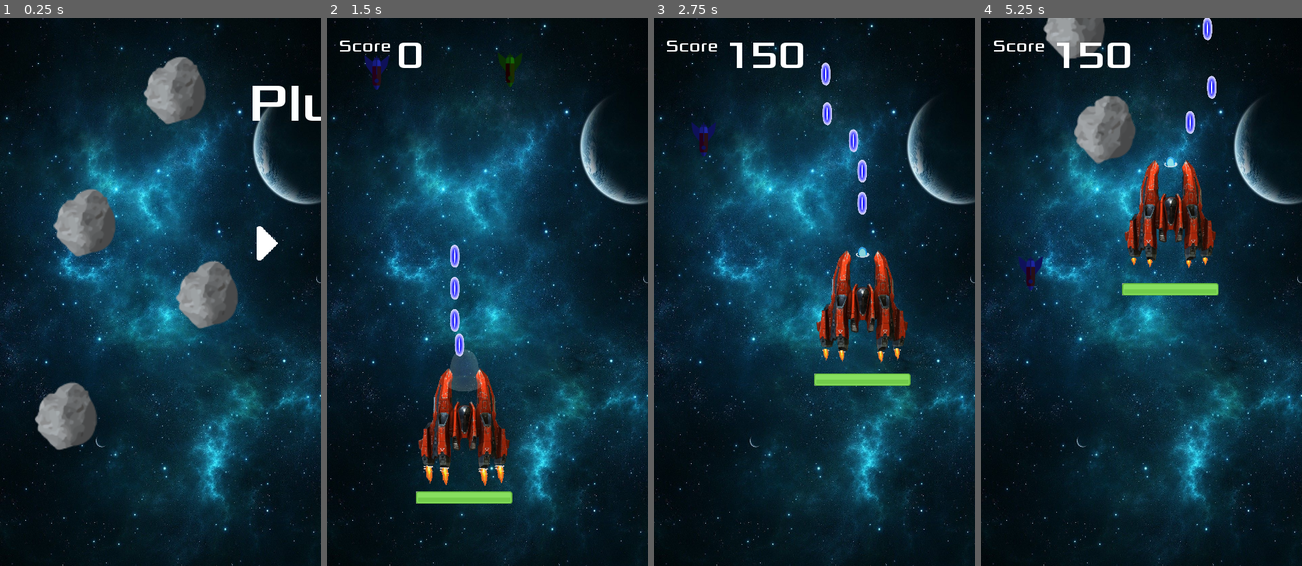
Above: before the commit, frames 1-4 (left to right).
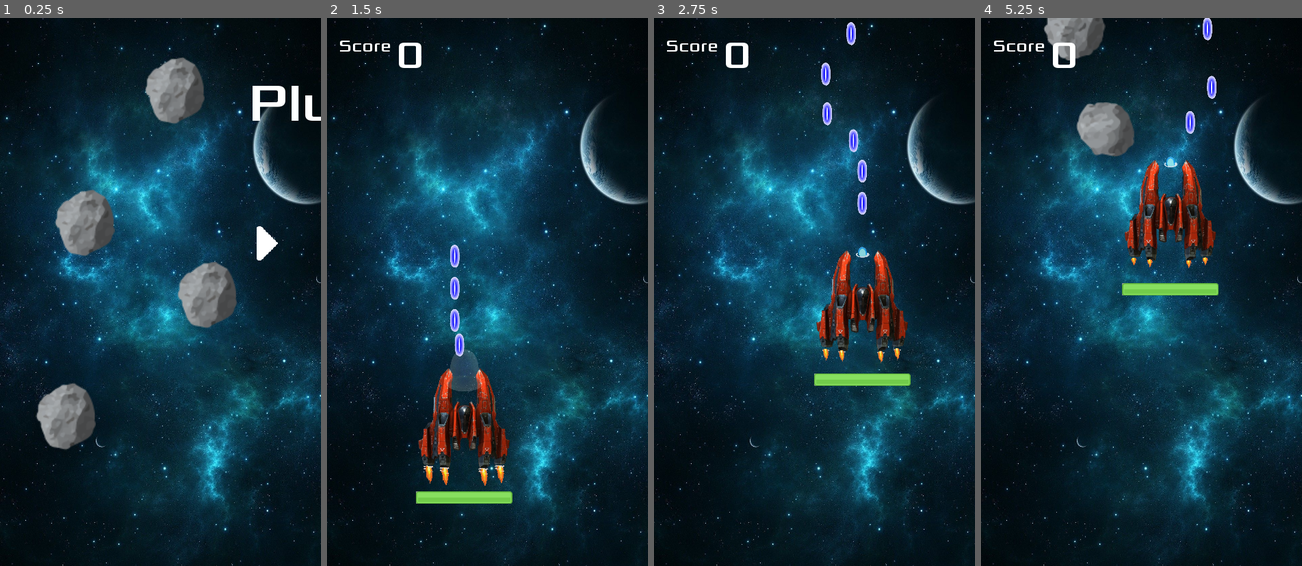
Above: after the commit, the same moments.

Repository: lucaspsantana/plutao
Game: Godot game, scene res://src/gui/Screens.tscn
Same seed, same stepped clock (60 frames per second), same inputs: the game is played once before the commit and once after it.
Inputs (mouse positions are in pixels of both pictures, inside the frame that each line leads up to):
- Up to frame 1 (0.25 s): no input
- Up to frame 2 (1.5 s): click (432, 242) at 0.5 s; move the mouse to (558, 264) at 1.27 s; click (558, 264) at 1.42 s
- Up to frame 3 (2.75 s): drag from (750, 319) to (862, 302) at 2.02 s
- Up to frame 4 (5.25 s): move the mouse to (1173, 171) at 2.77 s; click (1173, 171) at 2.92 s; drag from (1125, 401) to (1189, 23) at 3.52 s; move the mouse to (1237, 374) at 4.27 s; click (1237, 374) at 4.42 s; drag from (1045, 209) to (1202, 45) at 5.02 s

The runs differ from the first frame. In frame 1, 2.6% of the frame differs, in the area x 10-75%, y 7-79%; in frame 2, 0.5%; in frame 3, 0.9%; in frame 4, 1.9%.

Commit message:
Enemy Organization and Boss Fight

Diff:
--- a/project.godot
+++ b/project.godot
@@ -32,6 +32,9 @@
 
 window/size/width=600
 window/size/height=1024
+window/size/always_on_top=true
+window/size/test_width=600
+window/size/test_height=800
 window/handheld/orientation="portrait"
 window/stretch/mode="2d"
 
--- /dev/null
+++ b/src/Actors/Boss.gd
@@ -0,0 +1,85 @@
+extends KinematicBody2D
+
+var move_speed = 150
+var move_direction = 0
+
+onready var HP = $HP
+
+var Phase = 1
+
+var onscreen = false
+
+var B_AttackSpeed = 3
+var B_Cooldown = 0
+
+var L_AttackSpeed = 5
+var L_Cooldown = 0
+
+onready var path_follow: PathFollow2D = get_parent()
+
+func _physics_process(delta: float) -> void:
+	if(!onscreen):
+		return
+
+	MovementLoop(delta)
+
+	if(HP.value > 300):
+		Phase = 1
+	elif(HP.value <= 300 && HP.value > 200):
+		Phase = 2
+	else:
+		Phase = 3
+
+	if (Phase == 1):
+		Phase1(delta)
+	elif(Phase == 2):
+		Phase2(delta)
+	elif(Phase == 3):
+		Phase3(delta)
+
+func MovementLoop(delta):
+	var prepos = path_follow.get_global_position()
+	path_follow.set_offset(path_follow.get_offset() + move_speed * delta)
+	var pos = path_follow.get_global_position()
+	move_direction = (pos.angle_to_point(prepos) / 3.14) * 150
+
+func Phase1(delta):
+	B_Cooldown -= delta
+
+	if(B_Cooldown <= 0):
+		ShootBullet($GunBarrel.global_position)
+		ShootBullet($GunBarrel2.global_position)
+
+		B_Cooldown = B_AttackSpeed
+
+func Phase2(delta):
+	L_Cooldown -= delta
+
+	if(L_Cooldown <= 0):
+		ShootLaser()
+		L_Cooldown = L_AttackSpeed
+
+func Phase3(delta):
+	Phase1(delta)
+	Phase2(delta)
+
+func ShootBullet(gp):
+	var bullet = load("res://src/Objects/Bullet.tscn").instance()
+	bullet.start(gp, 1, self)
+	get_parent().get_parent().get_parent().add_child(bullet)
+
+func ShootLaser():
+	var Laser = load("res://src/Objects/Laser.tscn").instance()
+	Laser.start($LaserBarrel.global_position)
+	$LaserBarrel.add_child(Laser)
+
+
+func _on_Area2D_area_entered(area: Area2D) -> void:
+	if(area.actor == self):
+		return
+
+	area.queue_free()
+	HP.value -= 1.5
+
+	if(HP.value <= 0):
+		queue_free()
--- /dev/null
+++ b/src/Actors/Boss.tscn
@@ -0,0 +1,49 @@
+[gd_scene load_steps=5 format=2]
+
+[ext_resource path="res://assets/images-removebg-preview.png" type="Texture" id=1]
+[ext_resource path="res://src/Actors/Boss.gd" type="Script" id=2]
+
+[sub_resource type="RectangleShape2D" id=1]
+extents = Vector2( 68, 76 )
+
+[sub_resource type="RectangleShape2D" id=2]
+extents = Vector2( 73, 84 )
+
+[node name="Boss" type="KinematicBody2D"]
+collision_layer = 16
+script = ExtResource( 2 )
+
+[node name="HP" type="ProgressBar" parent="."]
+margin_left = -88.0
+margin_top = -107.0
+margin_right = 90.0
+margin_bottom = -93.0
+max_value = 400.0
+value = 400.0
+__meta__ = {
+"_edit_use_anchors_": false
+}
+
+[node name="images-removebg-preview" type="Sprite" parent="."]
+rotation = -1.5708
+texture = ExtResource( 1 )
+
+[node name="CollisionShape2D" type="CollisionShape2D" parent="."]
+shape = SubResource( 1 )
+
+[node name="GunBarrel" type="Node2D" parent="."]
+position = Vector2( -56.5685, 26.163 )
+
+[node name="GunBarrel2" type="Node2D" parent="."]
+position = Vector2( 41.0122, 26.163 )
+
+[node name="LaserBarrel" type="Node2D" parent="."]
+position = Vector2( -3.53554, 72.1249 )
+
+[node name="BulletDetector" type="Area2D" parent="."]
+collision_layer = 0
+collision_mask = 4
+
+[node name="CollisionShape2D" type="CollisionShape2D" parent="BulletDetector"]
+shape = SubResource( 2 )
+[connection signal="area_entered" from="BulletDetector" to="." method="_on_Area2D_area_entered"]
--- a/src/Actors/Enemy.gd
+++ b/src/Actors/Enemy.gd
@@ -37,14 +37,18 @@
 func Shoot(Gun_Global_Position):
 	var bullet = load("res://src/Objects/Bullet.tscn").instance()
 	bullet.start(Gun_Global_Position, 1, self)
-	get_parent().add_child(bullet)
+	get_parent().get_parent().add_child(bullet)
 
 func _on_BulletDetector_area_entered(area: Area2D) -> void:
 	if(area.actor == self):
 		return
 
+	area.queue_free()
 	Settings.score +=50
 	TakeDamage()
 
 func _on_VisibilityNotifier2D_viewport_entered(viewport: Viewport) -> void:
 	onscreen = true
+
+func _on_VisibilityNotifier2D_screen_entered() -> void:
+	onscreen = true
--- a/src/Actors/Enemy1.tscn
+++ b/src/Actors/Enemy1.tscn
@@ -37,4 +37,5 @@
 position = Vector2( 0.707094, -23.3345 )
 scale = Vector2( 1.91924, 0.929289 )
 [connection signal="area_entered" from="BulletDetector" to="." method="_on_BulletDetector_area_entered"]
+[connection signal="screen_entered" from="VisibilityNotifier2D" to="." method="_on_VisibilityNotifier2D_screen_entered"]
 [connection signal="viewport_entered" from="VisibilityNotifier2D" to="." method="_on_VisibilityNotifier2D_viewport_entered"]
--- a/src/Actors/Enemy2.tscn
+++ b/src/Actors/Enemy2.tscn
@@ -35,4 +35,8 @@
 
 [node name="CollisionShape2D" type="CollisionShape2D" parent="BulletDetector"]
 shape = SubResource( 2 )
+
+[node name="VisibilityNotifier2D" type="VisibilityNotifier2D" parent="."]
 [connection signal="area_entered" from="BulletDetector" to="." method="_on_BulletDetector_area_entered"]
+[connection signal="screen_entered" from="VisibilityNotifier2D" to="." method="_on_VisibilityNotifier2D_screen_entered"]
+[connection signal="viewport_entered" from="VisibilityNotifier2D" to="." method="_on_VisibilityNotifier2D_viewport_entered"]
--- a/src/Actors/Player.gd
+++ b/src/Actors/Player.gd
@@ -8,13 +8,13 @@
 var screen_size
 
 func _on_Timer_timeout():
-	print("shoot")
 	limit_shoots()
 
 func _on_EnemyDetector_area_entered(area):
+	area.queue_free()
+
 	if area.name != "Player":
 		life -=1
-		$HealthDisplay.update_healthBar(life)
 		if life <= 0:
 			$CollisionShape2D.set_deferred("disabled", true)
 			$EnemyDetector/CollisionShape2D.set_deferred("disabled", true)
@@ -37,6 +37,8 @@
 		#speed = event.get_speed()
 
 func _physics_process(delta):
+	$HealthDisplay.update_healthBar(life)
+
 	var velocity: = Vector2()
 	if position.distance_to(target) > 5:
 		velocity = target - position
--- a/src/Actors/Player.tscn
+++ b/src/Actors/Player.tscn
@@ -145,36 +145,6 @@
 "values": [ Color( 1, 1, 1, 1 ), Color( 1, 1, 1, 0 ) ]
 }
 
-[sub_resource type="Animation" id=8]
-resource_name = "propulsion"
-length = 0.16
-loop = true
-step = 0.01
-tracks/0/type = "value"
-tracks/0/path = NodePath("propulsion:texture")
-tracks/0/interp = 1
-tracks/0/loop_wrap = true
-tracks/0/imported = false
-tracks/0/enabled = true
-tracks/0/keys = {
-"times": PoolRealArray( 0, 0.05, 0.1, 0.15 ),
-"transitions": PoolRealArray( 0.00866846, 1, 1, 1 ),
-"update": 1,
-"values": [ ExtResource( 20 ), ExtResource( 22 ), ExtResource( 23 ), ExtResource( 21 ) ]
-}
-tracks/1/type = "value"
-tracks/1/path = NodePath("propulsion:position")
-tracks/1/interp = 1
-tracks/1/loop_wrap = true
-tracks/1/imported = false
-tracks/1/enabled = true
-tracks/1/keys = {
-"times": PoolRealArray( 0, 0.05, 0.1, 0.15, 0.16 ),
-"transitions": PoolRealArray( 103.968, 36.7584, 26.9087, 68.5936, 1 ),
-"update": 0,
-"values": [ Vector2( -12.9538, 33.4077 ), Vector2( -12.769, 37.0408 ), Vector2( -12.0808, 39.3892 ), Vector2( -12.4636, 46.4348 ), Vector2( -12.1039, 45.7988 ) ]
-}
-
 [sub_resource type="Animation" id=5]
 resource_name = "propulsion"
 length = 0.16
@@ -206,7 +176,6 @@
 }
 
 [sub_resource type="Animation" id=6]
-resource_name = "propulsion"
 length = 0.16
 loop = true
 step = 0.01
@@ -236,7 +205,35 @@
 }
 
 [sub_resource type="Animation" id=7]
-resource_name = "propulsion"
+length = 0.16
+loop = true
+step = 0.01
+tracks/0/type = "value"
+tracks/0/path = NodePath("propulsion:texture")
+tracks/0/interp = 1
+tracks/0/loop_wrap = true
+tracks/0/imported = false
+tracks/0/enabled = true
+tracks/0/keys = {
+"times": PoolRealArray( 0, 0.05, 0.1, 0.15 ),
+"transitions": PoolRealArray( 0.00866846, 1, 1, 1 ),
+"update": 1,
+"values": [ ExtResource( 20 ), ExtResource( 22 ), ExtResource( 23 ), ExtResource( 21 ) ]
+}
+tracks/1/type = "value"
+tracks/1/path = NodePath("propulsion:position")
+tracks/1/interp = 1
+tracks/1/loop_wrap = true
+tracks/1/imported = false
+tracks/1/enabled = true
+tracks/1/keys = {
+"times": PoolRealArray( 0, 0.05, 0.1, 0.15, 0.16 ),
+"transitions": PoolRealArray( 103.968, 36.7584, 26.9087, 68.5936, 1 ),
+"update": 0,
+"values": [ Vector2( -12.9538, 33.4077 ), Vector2( -12.769, 37.0408 ), Vector2( -12.0808, 39.3892 ), Vector2( -12.4636, 46.4348 ), Vector2( -12.1039, 45.7988 ) ]
+}
+
+[sub_resource type="Animation" id=8]
 length = 0.16
 loop = true
 step = 0.01
@@ -339,7 +336,7 @@
 position = Vector2( -12.0808, 39.3898 )
 
 [node name="AnimationPlayer" parent="turbine1" index="1"]
-anims/propulsion = SubResource( 8 )
+anims/propulsion = SubResource( 5 )
 
 [node name="turbine2" parent="." instance=ExtResource( 19 )]
 position = Vector2( -6.94942, 16.034 )
@@ -350,7 +347,7 @@
 position = Vector2( -12.0808, 39.3898 )
 
 [node name="AnimationPlayer" parent="turbine2" index="1"]
-anims/propulsion = SubResource( 5 )
+anims/propulsion = SubResource( 6 )
 
 [node name="turbine3" parent="." instance=ExtResource( 19 )]
 position = Vector2( 17.2732, 16.5335 )
@@ -361,7 +358,7 @@
 position = Vector2( -11.0245, 37.9463 )
 
 [node name="AnimationPlayer" parent="turbine3" index="1"]
-anims/propulsion = SubResource( 6 )
+anims/propulsion = SubResource( 7 )
 
 [node name="turbine4" parent="." instance=ExtResource( 19 )]
 position = Vector2( 27.5117, 14.7854 )
@@ -372,7 +369,7 @@
 position = Vector2( -12.0808, 39.3898 )
 
 [node name="AnimationPlayer" parent="turbine4" index="1"]
-anims/propulsion = SubResource( 7 )
+anims/propulsion = SubResource( 8 )
 
 [node name="HealthDisplay" parent="." instance=ExtResource( 18 )]
 light_mask = -2147483640
--- a/src/Levels/Level.tscn
+++ b/src/Levels/Level.tscn
@@ -8,9 +8,13 @@
 [ext_resource path="res://assets/audio/music_back.ogg" type="AudioStream" id=6]
 [ext_resource path="res://assets/space.jpg" type="Texture" id=7]
 [ext_resource path="res://src/Objects/AsteroidsGenerator.tscn" type="PackedScene" id=8]
+[ext_resource path="res://src/Paths/BossPath.tscn" type="PackedScene" id=9]
 
 [node name="Level" type="Node"]
 script = ExtResource( 5 )
+__meta__ = {
+"_edit_vertical_guides_": [ 608.0 ]
+}
 
 [node name="MobTimer" type="Timer" parent="."]
 wait_time = 0.5
@@ -44,11 +48,91 @@
 "_edit_use_anchors_": false
 }
 
-[node name="Enemy1" parent="." instance=ExtResource( 2 )]
-position = Vector2( 342.24, 56.5686 )
+[node name="Wave1" type="Node2D" parent="."]
+position = Vector2( 310.24, -1055.43 )
 
-[node name="Enemy2" parent="." instance=ExtResource( 1 )]
-position = Vector2( 92.8628, 61.7647 )
+[node name="Enemy1" parent="Wave1" instance=ExtResource( 2 )]
+position = Vector2( 0, -12 )
+
+[node name="Enemy2" parent="Wave1" instance=ExtResource( 2 )]
+position = Vector2( -132, -56.0001 )
+
+[node name="Enemy3" parent="Wave1" instance=ExtResource( 2 )]
+position = Vector2( 124, -56.0001 )
+
+[node name="Enemy4" parent="Wave1" instance=ExtResource( 2 )]
+position = Vector2( 212, -128 )
+
+[node name="Enemy5" parent="Wave1" instance=ExtResource( 2 )]
+position = Vector2( -224, -128 )
+
+[node name="Wave2" type="Node2D" parent="."]
+position = Vector2( 314.24, -2143.43 )
+
+[node name="Enemy1" parent="Wave2" instance=ExtResource( 2 )]
+
+[node name="Enemy2" parent="Wave2" instance=ExtResource( 2 )]
+position = Vector2( -132, -44.0001 )
+
+[node name="Enemy3" parent="Wave2" instance=ExtResource( 2 )]
+position = Vector2( 124, -44.0001 )
+
+[node name="Enemy4" parent="Wave2" instance=ExtResource( 2 )]
+position = Vector2( 212, -116 )
+
+[node name="Enemy5" parent="Wave2" instance=ExtResource( 2 )]
+position = Vector2( -224, -116 )
+
+[node name="Enemy6" parent="Wave2" instance=ExtResource( 2 )]
+position = Vector2( -52, -132 )
+
+[node name="Enemy7" parent="Wave2" instance=ExtResource( 2 )]
+position = Vector2( 44, -132 )
+
+[node name="Enemy8" parent="Wave2" instance=ExtResource( 2 )]
+position = Vector2( -156, -204 )
+
+[node name="Enemy9" parent="Wave2" instance=ExtResource( 2 )]
+position = Vector2( 128, -212 )
+
+[node name="Enemy10" parent="Wave2" instance=ExtResource( 2 )]
+position = Vector2( 72, -356 )
+
+[node name="Enemy11" parent="Wave2" instance=ExtResource( 2 )]
+position = Vector2( -96, -344 )
+
+[node name="Enemy12" parent="Wave2" instance=ExtResource( 2 )]
+position = Vector2( -8, -272 )
+
+[node name="Enemy13" parent="Wave2" instance=ExtResource( 2 )]
+position = Vector2( -48, -468 )
+
+[node name="Enemy14" parent="Wave2" instance=ExtResource( 2 )]
+position = Vector2( 28, -472 )
+
+[node name="Enemy15" parent="Wave2" instance=ExtResource( 2 )]
+position = Vector2( -12, -596 )
+
+[node name="Wave3" type="Node2D" parent="."]
+position = Vector2( 310.24, -3655.43 )
+
+[node name="Enemy3" parent="Wave3" instance=ExtResource( 1 )]
+position = Vector2( 2.6228, -2.80518 )
+
+[node name="Enemy4" parent="Wave3" instance=ExtResource( 1 )]
+position = Vector2( -185.377, -10.8052 )
+
+[node name="Enemy5" parent="Wave3" instance=ExtResource( 1 )]
+position = Vector2( 182.623, -18.8052 )
+
+[node name="Enemy6" parent="Wave3" instance=ExtResource( 1 )]
+position = Vector2( -93.3772, -138.805 )
+
+[node name="Enemy7" parent="Wave3" instance=ExtResource( 1 )]
+position = Vector2( 78.6228, -154.805 )
+
+[node name="Enemy8" parent="Wave3" instance=ExtResource( 1 )]
+position = Vector2( -5.3772, -302.805 )
 
 [node name="Music" type="AudioStreamPlayer" parent="."]
 stream = ExtResource( 6 )
@@ -56,3 +140,9 @@
 [node name="CanvasLayer2" parent="." instance=ExtResource( 3 )]
 
 [node name="Node" parent="." instance=ExtResource( 8 )]
+
+[node name="Node2D" type="Node2D" parent="."]
+position = Vector2( -20, -120 )
+
+[node name="BossPath" parent="Node2D" instance=ExtResource( 9 )]
+position = Vector2( 32, -4989.24 )
--- a/src/Objects/Asteroid.gd
+++ b/src/Objects/Asteroid.gd
@@ -9,8 +9,6 @@
 onready var explosion_anim: AnimationPlayer = $explosion_anim
 
 func _ready():
-	print(randon_x)
-	print(randon_y)
 	velocity.x = randon_x
 	velocity.y = randon_y
 
@@ -18,16 +16,16 @@
 func _physics_process(delta):
 	velocity = velocity.normalized() * speed
 	position += velocity * delta
-	print(position)
-	print(delta)
 
 func _on_Visibility_screen_exited():
 	queue_free() # Replace with function body.
 
+func _on_Asteroid_area_entered(area):
+	life += 1
 
-func _on_Asteroid_area_entered(area):
-	print(area.name)
-	life += 1
+	if(!area.name == "EnemyDetector"):
+		area.queue_free()
+
 	if life == 5 or area.name == "EnemyDetector":
 		Settings.score += 20
 		explosion_anim.play("explosion")
--- a/src/Objects/Asteroid.tscn
+++ b/src/Objects/Asteroid.tscn
@@ -94,7 +94,6 @@
 }
 
 [node name="Asteroid" type="Area2D"]
-position = Vector2( 352.924, -63.3464 )
 scale = Vector2( 2, 2 )
 collision_layer = 8
 collision_mask = 5
@@ -103,7 +102,7 @@
 [node name="AnimatedSprite" type="AnimatedSprite" parent="."]
 frames = SubResource( 1 )
 animation = "spin"
-frame = 3
+frame = 6
 playing = true
 
 [node name="CollisionShape2D" type="CollisionShape2D" parent="."]
--- a/src/Objects/AsteroidsGenerator.gd
+++ b/src/Objects/AsteroidsGenerator.gd
@@ -6,7 +6,6 @@
 var pos: = ["Position2D1","Position2D2", "Position2D3", "Position2D4", "Position2D5"]
 
 func _on_Timer_timeout():
-	print("Criou")
 	create_asteroids()
 
 func _ready():
--- a/src/Objects/Bullet.gd
+++ b/src/Objects/Bullet.gd
@@ -16,11 +16,3 @@
 
 func _on_VisibilityNotifier2D_screen_exited():
 	queue_free()
-
-func _on_Bullet_body_entered(body: Node) -> void:
-	if(body != actor):
-		queue_free()
-
-
-func _on_Bullet_area_entered(area):
-	queue_free()
--- a/src/Objects/Bullet.tscn
+++ b/src/Objects/Bullet.tscn
@@ -31,6 +31,4 @@
 [node name="VisibilityNotifier2D" type="VisibilityNotifier2D" parent="."]
 position = Vector2( -0.314983, -0.78745 )
 scale = Vector2( 0.370039, 1.07875 )
-[connection signal="area_entered" from="." to="." method="_on_Bullet_area_entered"]
-[connection signal="body_entered" from="." to="." method="_on_Bullet_body_entered"]
 [connection signal="screen_exited" from="VisibilityNotifier2D" to="." method="_on_VisibilityNotifier2D_screen_exited"]
--- /dev/null
+++ b/src/Objects/Laser.gd
@@ -0,0 +1,19 @@
+extends Area2D
+
+var timer = 3
+
+func start(pos):
+	position = Vector2(0,0)
+
+func _process(delta: float) -> void:
+	timer -= delta
+	if(timer <= 1.0):
+		$Preview.visible = false
+		$Normal.visible = true
+		$CollisionShape2D.disabled = false
+	if(timer <= 0):
+		queue_free()
+
+func _on_Laser_body_entered(body: Node) -> void:
+	if(body.name == "Player"):
+		body.life -= 5
--- /dev/null
+++ b/src/Objects/Laser.tscn
@@ -0,0 +1,29 @@
+[gd_scene load_steps=4 format=2]
+
+[ext_resource path="res://src/Objects/Laser.gd" type="Script" id=1]
+[ext_resource path="res://assets/Laser.png" type="Texture" id=2]
+
+[sub_resource type="RectangleShape2D" id=1]
+extents = Vector2( 16, 515 )
+
+[node name="Laser" type="Area2D"]
+position = Vector2( 0, 8 )
+script = ExtResource( 1 )
+
+[node name="CollisionShape2D" type="CollisionShape2D" parent="."]
+position = Vector2( 0, 499 )
+shape = SubResource( 1 )
+disabled = true
+
+[node name="Preview" type="Sprite" parent="."]
+modulate = Color( 1, 1, 1, 0.458824 )
+position = Vector2( 2.00001, 496 )
+scale = Vector2( 0.294118, 1.00797 )
+texture = ExtResource( 2 )
+
+[node name="Normal" type="Sprite" parent="."]
+visible = false
+position = Vector2( 1.00001, 506 )
+scale = Vector2( 0.294, 1.008 )
+texture = ExtResource( 2 )
+[connection signal="body_entered" from="." to="." method="_on_Laser_body_entered"]
--- /dev/null
+++ b/src/Paths/BossPath.gd
@@ -0,0 +1,18 @@
+extends Path2D
+
+var onscreen = false
+
+func _process(delta: float) -> void:
+	if(!onscreen):
+		position.y += 100 * delta
+		return
+
+	$PathFollow2D/Boss.onscreen = true
+
+
+func _on_VisibilityNotifier2D_viewport_entered(viewport: Viewport) -> void:
+	onscreen = true
+
+
+func _on_VisibilityNotifier2D_screen_entered() -> void:
+	onscreen = true
--- /dev/null
+++ b/src/Paths/BossPath.tscn
@@ -0,0 +1,28 @@
+[gd_scene load_steps=4 format=2]
+
+[ext_resource path="res://src/Actors/Boss.tscn" type="PackedScene" id=1]
+[ext_resource path="res://src/Paths/BossPath.gd" type="Script" id=2]
+
+[sub_resource type="Curve2D" id=1]
+_data = {
+"points": PoolVector2Array( 0, 0, 0, 0, 50, 200, 0, 0, 0, 0, 300, 350, 0, 0, 0, 0, 550, 200, 0, 0, 0, 0, 300, 50, 0, 0, 0, 0, 50, 200 )
+}
+
+[node name="BossPath" type="Path2D"]
+position = Vector2( 0, 100 )
+curve = SubResource( 1 )
+script = ExtResource( 2 )
+
+[node name="PathFollow2D" type="PathFollow2D" parent="."]
+position = Vector2( 50, 200 )
+rotate = false
+
+[node name="Boss" parent="PathFollow2D" instance=ExtResource( 1 )]
+
+[node name="VisibilityNotifier2D" type="VisibilityNotifier2D" parent="."]
+position = Vector2( 296.5, -90 )
+scale = Vector2( 30.45, 1 )
+[connection signal="screen_entered" from="VisibilityNotifier2D" to="." method="_on_VisibilityNotifier2D_screen_entered"]
+[connection signal="viewport_entered" from="VisibilityNotifier2D" to="." method="_on_VisibilityNotifier2D_viewport_entered"]
+
+[editable path="PathFollow2D/Boss"]
--- a/src/Test/Test.gd
+++ b/src/Test/Test.gd
@@ -6,7 +6,6 @@
 var pos: = ["Position2D1","Position2D2", "Position2D3", "Position2D4", "Position2D5"]
 
 func _on_Timer_timeout():
-	print("Criou")
 	create_asteroids()
 
 func _ready():
Binary file added: assets/Laser.png
Not shown, added: assets/Laser.png.import
Binary file added: assets/images-removebg-preview.png
Not shown, added: assets/images-removebg-preview.png.import
Not shown: 1 places in src/Levels/Level.tscn that only renumber resources
